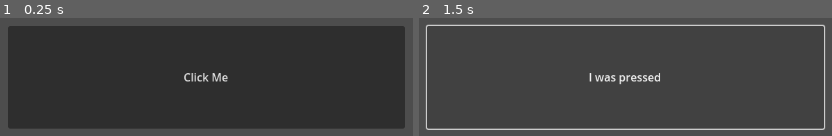
Above: before the commit, frames 1-2 (left to right).
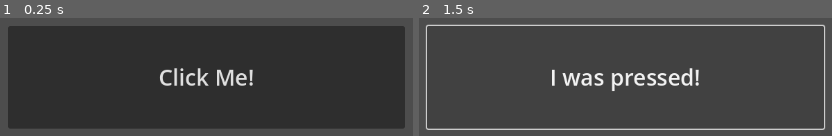
Above: after the commit, the same moments.

Repository: watsutatsu/start-game
Game: Godot game, scene res://Main.tscn
The game is run twice, just before and just after one commit, with the same random seed, the same clock (stepped at 60 frames per second) and the same inputs.
Inputs:
- Up to frame 1 (0.25 s): no input
- Up to frame 2 (1.5 s): click "Click Me" (after the commit: "Click Me!") at 0.5 s; click "I was pressed" (after the commit: "I was pressed!") at 1.25 s

The runs differ from the first frame. In frame 1, 1.7% of the frame differs, in the area x 38-62%, y 42-58%; in frame 2, 2.5%, in the area x 32-68%, y 42-62%.

Commit message:
Minor text change (#2)
* Minor text change

* modify pr comment

* fixing permissions

Diff:
--- a/games/test-project/Button.gd
+++ b/games/test-project/Button.gd
@@ -1,4 +1,4 @@
 extends Button
 
 func _on_pressed():
-	text = "I was pressed"
+	text = "I was pressed!"
--- a/games/test-project/Main.tscn
+++ b/games/test-project/Main.tscn
@@ -2,7 +2,8 @@
 
 [ext_resource type="Script" path="res://Button.gd" id="1_t3d7d"]
 
-[sub_resource type="Theme" id="Theme_w2yp0"]
+[sub_resource type="Theme" id="Theme_wsny6"]
+default_font_size = 32
 
 [node name="Control" type="Control"]
 layout_mode = 3
@@ -11,6 +12,7 @@
 anchor_bottom = 1.0
 grow_horizontal = 2
 grow_vertical = 2
+theme = SubResource("Theme_wsny6")
 
 [node name="Button" type="Button" parent="."]
 layout_mode = 2
@@ -18,8 +20,7 @@
 offset_top = 231.0
 offset_right = 862.0
 offset_bottom = 379.0
-theme = SubResource("Theme_w2yp0")
-text = "Click Me"
+text = "Click Me!"
 script = ExtResource("1_t3d7d")
 
 [connection signal="pressed" from="Button" to="Button" method="_on_pressed"]
Not shown, changed: .github/workflows/deploy-itch.io.yml
